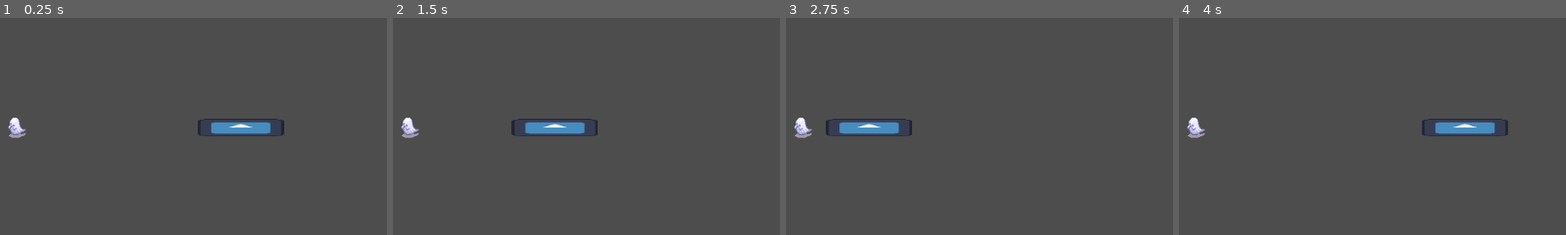
Above: before the commit, frames 1-4 (left to right).
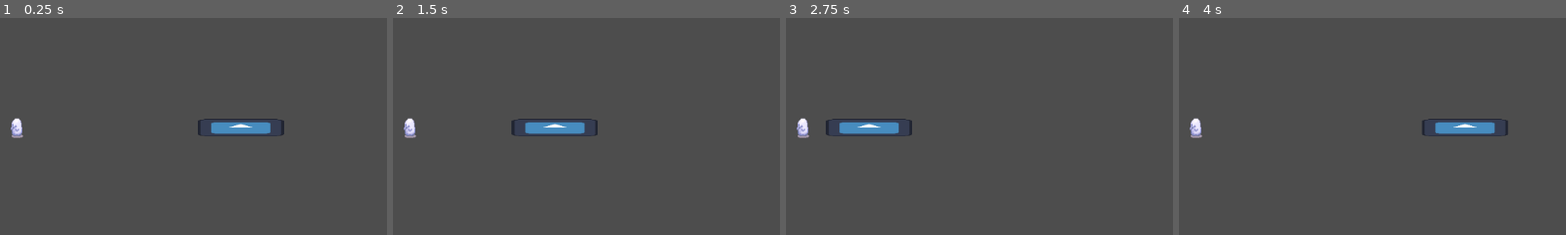
Above: after the commit, the same moments.

Repository: TheDarkSealOfChonk/gwj
Game: Godot game, scene res://node_2d.tscn
Same seed, same stepped clock (60 frames per second), same inputs: the game is played once before the commit and once after it. The engine's default icon, where the game draws it, is replaced by a stand-in: a white triangle on a blue panel in a dark square.
Inputs:
- Up to frame 1 (0.25 s): no input
- Up to frame 2 (1.5 s): no input
- Up to frame 3 (2.75 s): no input
- Up to frame 4 (4 s): no input
The pictures show only the part of the screen within x 48-98%, y 25-75%; the shares and areas given below are measured in that part.

The runs differ from the first frame. In frame 1, 0.2% of the frame differs, in the area x 2-7%, y 45-56%; in frame 2, 0.2%; in frame 3, 0.2%; in frame 4, 0.2%.

Commit message:
idle animation

Diff:
--- a/node_2d.tscn
+++ b/node_2d.tscn
@@ -86,4 +86,4 @@
 }
 autoplay = "move"
 
-[node name="Camera2D" type="Camera2D" parent="."]
+[node name="Camera" type="Camera2D" parent="."]
--- a/player/player.tscn
+++ b/player/player.tscn
@@ -2,7 +2,7 @@
 
 [ext_resource type="Script" path="res://hitbox.gd" id="1_1k7qj"]
 [ext_resource type="Script" path="res://player/hit_nodes.gd" id="2_0v2n8"]
-[ext_resource type="Texture2D" uid="uid://b6t64vbmb0swd" path="res://ghost/sprite_sheet.png" id="2_k2ran"]
+[ext_resource type="Texture2D" uid="uid://fe4s1876kkqu" path="res://ghost/side-sprites.png" id="2_n0mbm"]
 [ext_resource type="Script" path="res://hitshaker.gd" id="4_oeryd"]
 
 [sub_resource type="RectangleShape2D" id="RectangleShape2D_j6nl2"]
@@ -11,53 +11,53 @@
 [sub_resource type="RectangleShape2D" id="RectangleShape2D_c2i8e"]
 size = Vector2(18, 24)
 
-[sub_resource type="AtlasTexture" id="AtlasTexture_57jb8"]
-atlas = ExtResource("2_k2ran")
-region = Rect2(0, 0, 32, 32)
+[sub_resource type="AtlasTexture" id="AtlasTexture_5f51e"]
+atlas = ExtResource("2_n0mbm")
+region = Rect2(75, 35, 32, 33)
 
-[sub_resource type="AtlasTexture" id="AtlasTexture_4gh6k"]
-atlas = ExtResource("2_k2ran")
-region = Rect2(32, 0, 32, 32)
+[sub_resource type="AtlasTexture" id="AtlasTexture_6en0r"]
+atlas = ExtResource("2_n0mbm")
+region = Rect2(107, 35, 32, 33)
 
-[sub_resource type="AtlasTexture" id="AtlasTexture_cywhn"]
-atlas = ExtResource("2_k2ran")
-region = Rect2(64, 0, 32, 32)
+[sub_resource type="AtlasTexture" id="AtlasTexture_4nmbb"]
+atlas = ExtResource("2_n0mbm")
+region = Rect2(139, 35, 32, 33)
 
-[sub_resource type="AtlasTexture" id="AtlasTexture_2gsom"]
-atlas = ExtResource("2_k2ran")
-region = Rect2(96, 0, 32, 32)
+[sub_resource type="AtlasTexture" id="AtlasTexture_cu30y"]
+atlas = ExtResource("2_n0mbm")
+region = Rect2(171, 35, 32, 33)
 
-[sub_resource type="AtlasTexture" id="AtlasTexture_cun3y"]
-atlas = ExtResource("2_k2ran")
-region = Rect2(128, 0, 32, 32)
+[sub_resource type="AtlasTexture" id="AtlasTexture_74nuk"]
+atlas = ExtResource("2_n0mbm")
+region = Rect2(203, 35, 32, 33)
 
-[sub_resource type="AtlasTexture" id="AtlasTexture_s506x"]
-atlas = ExtResource("2_k2ran")
-region = Rect2(0, 32, 32, 32)
+[sub_resource type="AtlasTexture" id="AtlasTexture_5xvov"]
+atlas = ExtResource("2_n0mbm")
+region = Rect2(235, 35, 32, 33)
 
 [sub_resource type="SpriteFrames" id="SpriteFrames_70lbw"]
 animations = [{
 "frames": [{
 "duration": 1.0,
-"texture": SubResource("AtlasTexture_57jb8")
+"texture": SubResource("AtlasTexture_5f51e")
 }, {
 "duration": 1.0,
-"texture": SubResource("AtlasTexture_4gh6k")
+"texture": SubResource("AtlasTexture_6en0r")
 }, {
 "duration": 1.0,
-"texture": SubResource("AtlasTexture_cywhn")
+"texture": SubResource("AtlasTexture_4nmbb")
 }, {
 "duration": 1.0,
-"texture": SubResource("AtlasTexture_2gsom")
+"texture": SubResource("AtlasTexture_cu30y")
 }, {
 "duration": 1.0,
-"texture": SubResource("AtlasTexture_cun3y")
+"texture": SubResource("AtlasTexture_74nuk")
 }, {
 "duration": 1.0,
-"texture": SubResource("AtlasTexture_s506x")
+"texture": SubResource("AtlasTexture_5xvov")
 }],
 "loop": true,
-"name": &"default",
+"name": &"idle",
 "speed": 5.0
 }]
 
@@ -76,7 +76,9 @@
 
 [node name="Sprite" type="AnimatedSprite2D" parent="."]
 sprite_frames = SubResource("SpriteFrames_70lbw")
-autoplay = "default"
+animation = &"idle"
+autoplay = "idle"
+frame_progress = 0.964629
 
 [node name="HitShaker" type="Sprite2D" parent="Sprite"]
 script = ExtResource("4_oeryd")
Not shown, added: ghost/Ghost_Atk_01_v1.wav.import
Not shown, added: ghost/Ghost_Atk_02_v1.wav.import
Not shown, added: ghost/Ghost_Dmg_01_v1.wav.import
Not shown, added: ghost/Ghost_Dmg_02_v1.wav.import
Binary file removed: ghost/ghost.gif
Binary file added: ghost/side-sprites.png
Not shown, changed: ghost/side-sprites.png.import
Binary file removed: ghost/sprite_sheet.png
Not shown, added: ghost/Ghost_Atk_01_v1.wav
Not shown, added: ghost/Ghost_Atk_02_v1.wav
Not shown, added: ghost/Ghost_Dmg_01_v1.wav
Not shown, added: ghost/Ghost_Dmg_02_v1.wav
